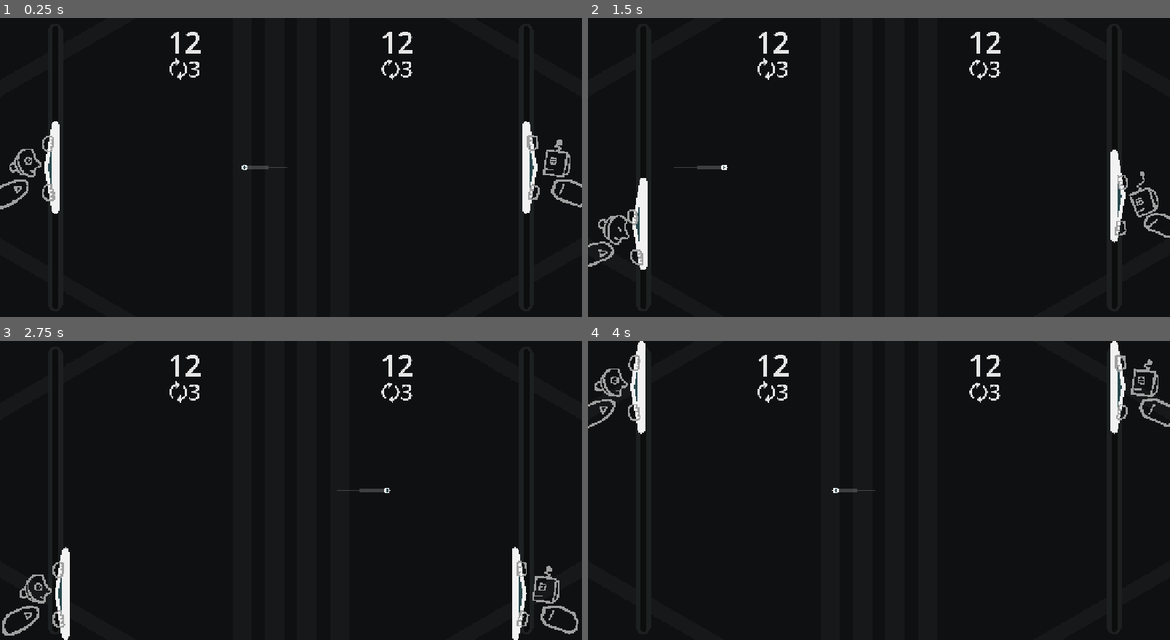
Above: before the commit, frames 1-4 (two rows, left to right).
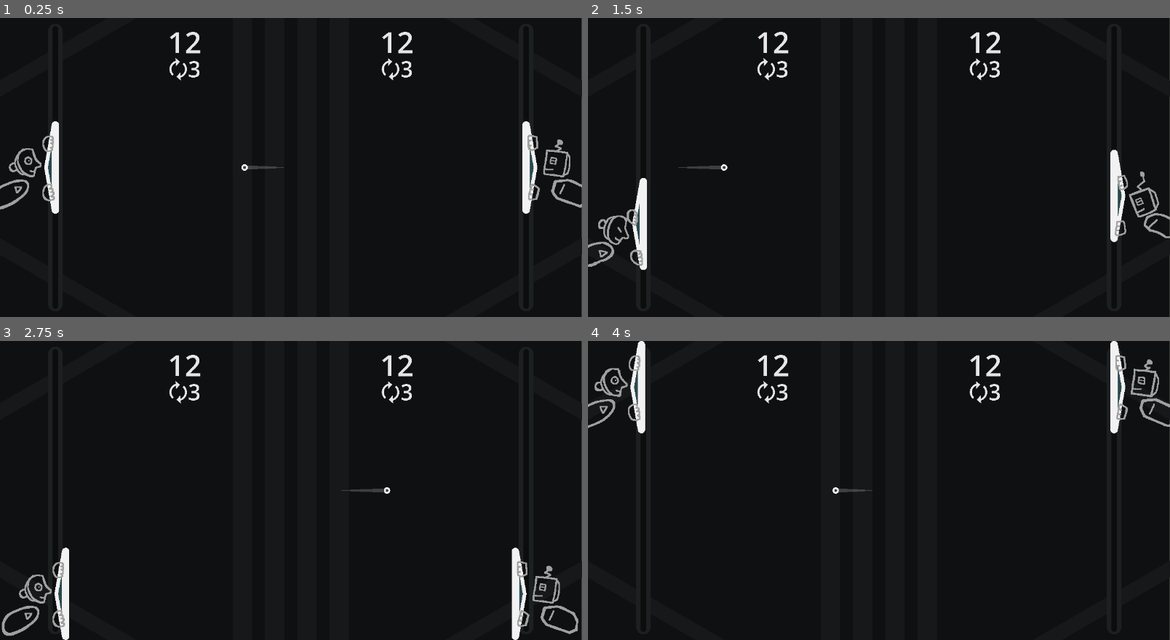
Above: after the commit, the same moments.

Repository: pixerhp/Pixers-Pong
Game: Godot game, scene res://scenes/topscenes/gameplay_topscene.tscn
Two runs of this game, one before a commit and one after it. Both use one fixed random seed, a clock stepped at 60 frames per second and the inputs below.
Inputs (mouse positions are in pixels of both pictures, inside the frame that each line leads up to):
- Up to frame 1 (0.25 s): no input
- Up to frame 2 (1.5 s): move the mouse to (1007, 152) at 0.52 s; hold D (plr1_bump_right) 0.53-1.28 s; tap Shift (plr1_slow) at 0.6 s; click (1007, 152) at 0.67 s; move the mouse to (762, 182) at 1.27 s; hold S (plr1_down) from 1.28 s (still down); tap Keypad 0 (plr2_slow) at 1.35 s
- Up to frame 3 (2.75 s): move the mouse to (349, 424) at 2.02 s; release S (plr1_down) at 2.03 s; hold D (plr1_bump_right) from 2.03 s (still down); tap Shift (plr1_slow) at 2.1 s
- Up to frame 4 (4 s): move the mouse to (849, 550) at 2.77 s; release D (plr1_bump_right) at 2.78 s; hold W (plr1_up) 2.78-3.53 s; tap Keypad 0 (plr2_slow) at 2.85 s; click (849, 550) at 2.92 s; move the mouse to (1053, 535) at 3.52 s; hold A (plr1_bump_left) from 3.53 s (still down); tap Shift (plr1_slow) at 3.6 s

The runs differ from the first frame. In frame 1, 0.8% of the frame differs, in the area x 0-100%, y 0-100%; in frame 2, 0.8%; in frame 3, 0.9%; in frame 4, 0.9%.

Commit message:
Change window stretch mode to viewport

Diff:
--- a/project.godot
+++ b/project.godot
@@ -23,7 +23,7 @@
 [display]
 
 window/size/viewport_width=1260
-window/stretch/mode="canvas_items"
+window/stretch/mode="viewport"
 window/stretch/aspect="expand"
 
 [file_customization]
--- a/scenes/topscenes/gameplay_topscene.tscn
+++ b/scenes/topscenes/gameplay_topscene.tscn
@@ -155,7 +155,6 @@
 
 [node name="LeftScoreStreak" parent="." unique_id=1614935552 instance=ExtResource("4_pyq0w")]
 unique_name_in_owner = true
-anchors_preset = 0
 offset_left = 400.0
 offset_top = 86.4
 offset_right = 400.0
@@ -163,7 +162,6 @@
 
 [node name="RightScoreStreak" parent="." unique_id=682745886 instance=ExtResource("4_pyq0w")]
 unique_name_in_owner = true
-anchors_preset = 0
 offset_left = 860.0
 offset_top = 86.4
 offset_right = 860.0
